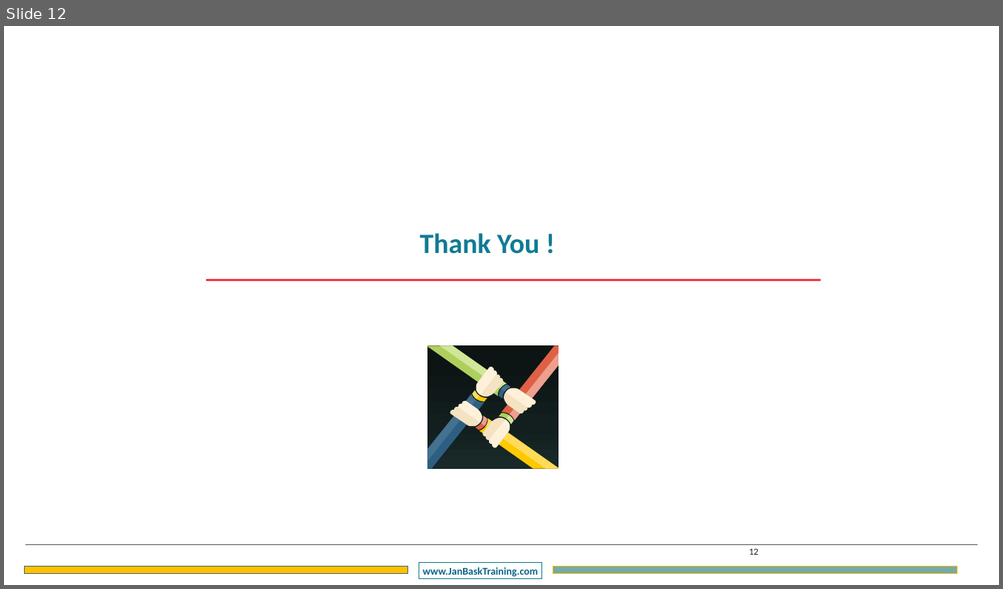
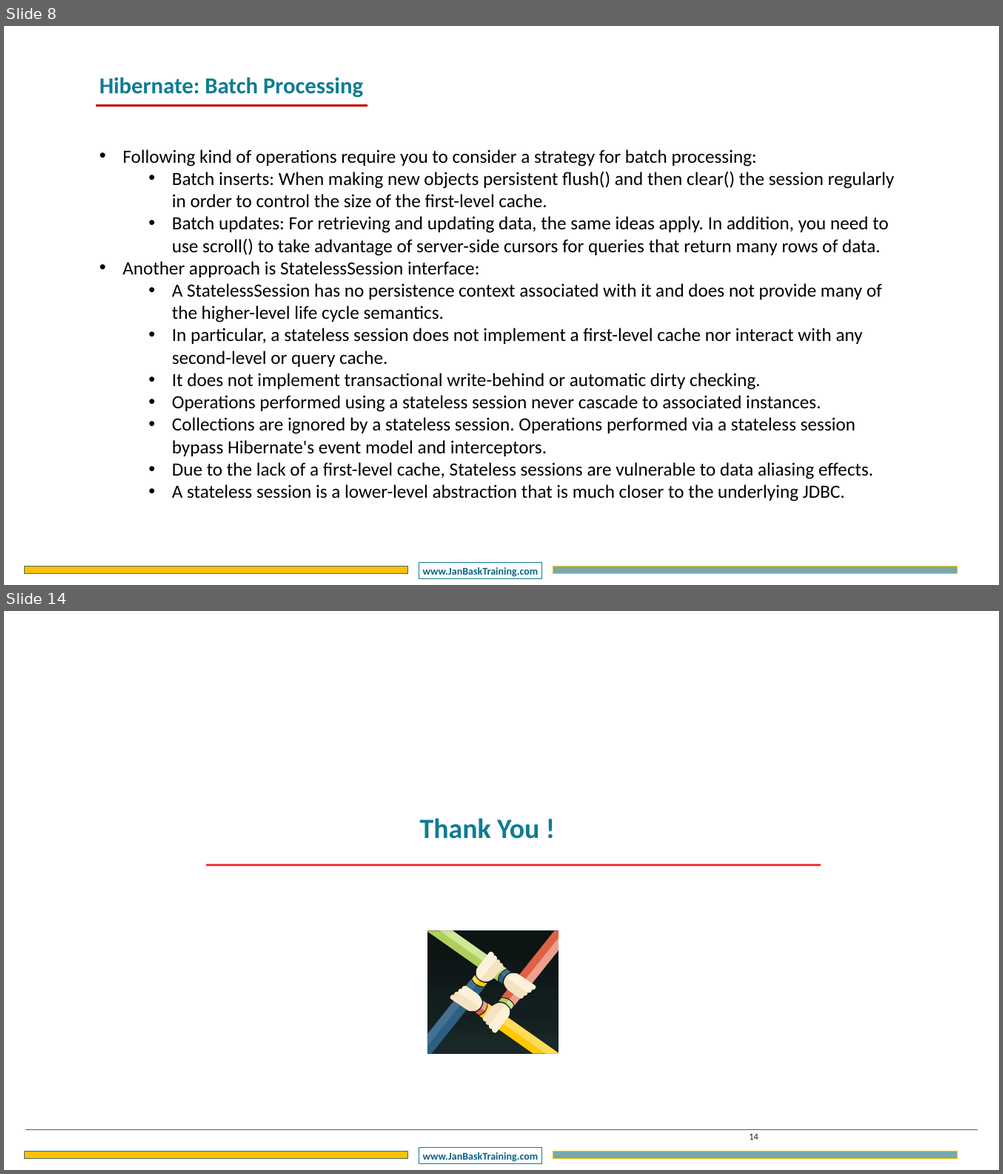
Before and after one commit to CompleteJavaTraining/J2EE, a slide deck: slides/HIBERNATE/HIBERNATE - Chapter5.pptx. Shown one above the other, each under a label of ours: slide 12 before the commit, slides 8 and 14 after it; the slides between them are not shown. The pictures are 1003x589 and 1003x1174 pixels, drawn with LibreOffice and Linux fonts; fonts in the diff are those of the drawing; background and template pictures are left out. Boxes give left, top, right and bottom in pixels: in the first picture for what was removed or moved away, otherwise in the second. Text is boxed around its words. In the diff, an @@ line names an element or a change of style, - is before the commit and + after.

```diff
--- a/slides/HIBERNATE/HIBERNATE - Chapter5.pptx
+++ b/slides/HIBERNATE/HIBERNATE - Chapter5.pptx
@@ slide 8 added at (4, 26, 999, 585), background #FFFFFF; not listed: 3 template elements that a slide beside it also shows @@
@@ text added at (99, 77, 363, 98), 44 pt, text #107B94, bold @@
+Hibernate: Batch Processing
@@ line added from (96, 106) to (367, 106), #C00000 4.5 pt @@
@@ text added at (122, 150, 894, 502), 36 pt, text #000000 @@
+• Following kind of operations require you to consider a strategy for batch processing:
+  • Batch inserts: When making new objects persistent flush() and then clear() the session regularly in order to control the size of the first-level cache.
+  • Batch updates: For retrieving and updating data, the same ideas apply. In addition, you need to use scroll() to take advantage of server-side cursors for queries that return many rows of data.
+• Another approach is StatelessSession interface:
+  • A StatelessSession has no persistence context associated with it and does not provide many of the higher-level life cycle semantics.
+  • In particular, a stateless session does not implement a first-level cache nor interact with any second-level or query cache.
+  • It does not implement transactional write-behind or automatic dirty checking.
+  • Operations performed using a stateless session never cascade to associated instances.
+  • Collections are ignored by a stateless session. Operations performed via a stateless session bypass Hibernate's event model and interceptors.
+  • Due to the lack of a first-level cache, Stateless sessions are vulnerable to data aliasing effects.
+  • A stateless session is a lower-level abstraction that is much closer to the underlying JDBC.
@@ what was slide 12 is now slide 14 @@
@@ page number at (748, 1134, 758, 1140): text changed @@
-12
+14
```
Also in this commit, not shown: 2 slides changed, 10 other slides added, 9 slides removed.
